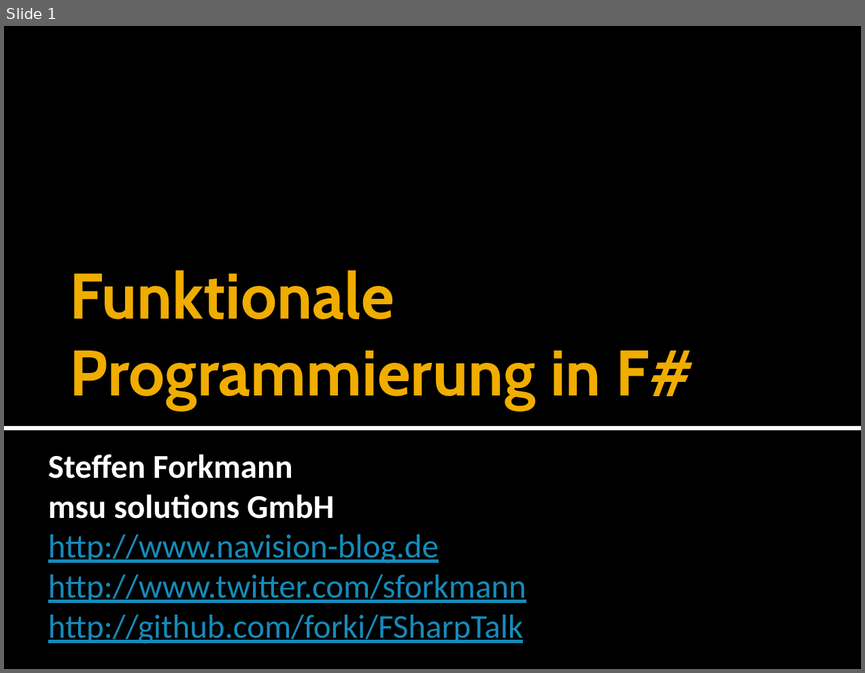
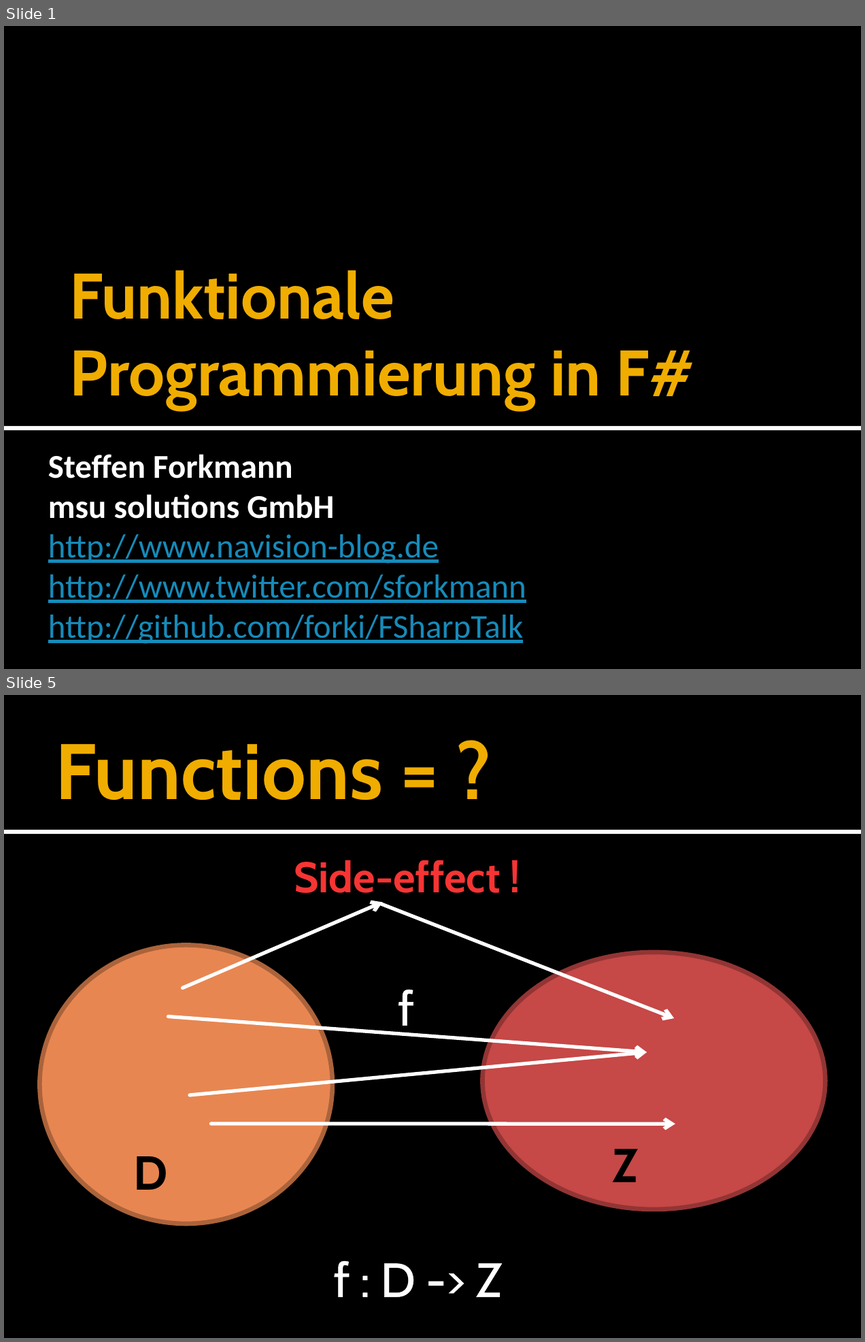
Before and after one commit to forki/FSharpTalk, a slide deck: IntroductionToFSharp.pptx. Shown one above the other, each under a label of ours: slide 1 before the commit, slides 1 and 5 after it; the slides between them are not shown. The pictures are 865x673 and 865x1342 pixels, drawn with LibreOffice and Linux fonts; fonts in the diff are those of the drawing. Boxes give left, top, right and bottom in pixels: in the first picture for what was removed or moved away, otherwise in the second. Text is boxed around its words. In the diff, an @@ line names an element or a change of style, - is before the commit and + after.

```diff
--- a/IntroductionToFSharp.pptx
+++ b/IntroductionToFSharp.pptx
@@ slide 5 added at (4,695,861,1338), background #000000; not listed: 2 template elements that a slide beside it also shows @@
@@ title added at (56,744,383,800), 66 pt, text #F0AD00, bold @@
+Functions = ?
@@ text added at (294,860,500,902), 36 pt, text gradient #820504 to #F83534 to #FFEDEC, bold @@
+Side-effect !
@@ arrow added from (182, 988) to (383, 902), #FFFFFF 3 pt @@
@@ arrow added from (381, 904) to (674, 1018), #FFFFFF 3 pt @@
@@ ellipse added at (40,945,333,1223), fill #E88651, outline #AC633C 3.78 pt @@
@@ ellipse added at (482,952,825,1209), fill #C64847, outline #923535 3.78 pt @@
@@ text added at (398,989,413,1036), 40 pt, text #FFFFFF @@
+f
@@ arrow added from (169, 1016) to (647, 1052), #FFFFFF 3 pt @@
@@ arrow added from (190, 1095) to (647, 1052), #FFFFFF 3 pt @@
@@ arrow added from (211, 1123) to (675, 1123), #FFFFFF 3 pt @@
@@ text added at (134,1156,168,1189), 40 pt, text #000000, bold @@
+D
@@ text added at (612,1149,638,1182), 40 pt, text #000000, bold @@
+Z
@@ text added at (334,1261,502,1297), 40 pt, text #FFFFFF @@
+f : D -> Z
```
Also in this commit, not shown: 2 slides changed, 3 other slides added, 1 other file.
